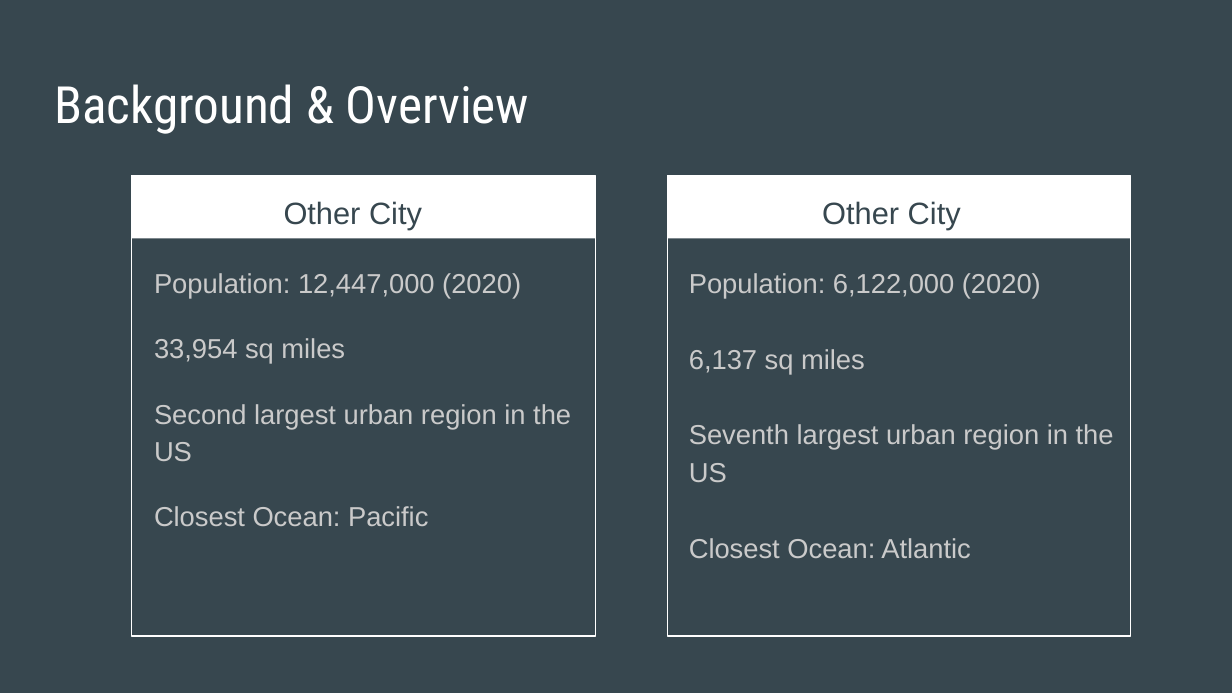
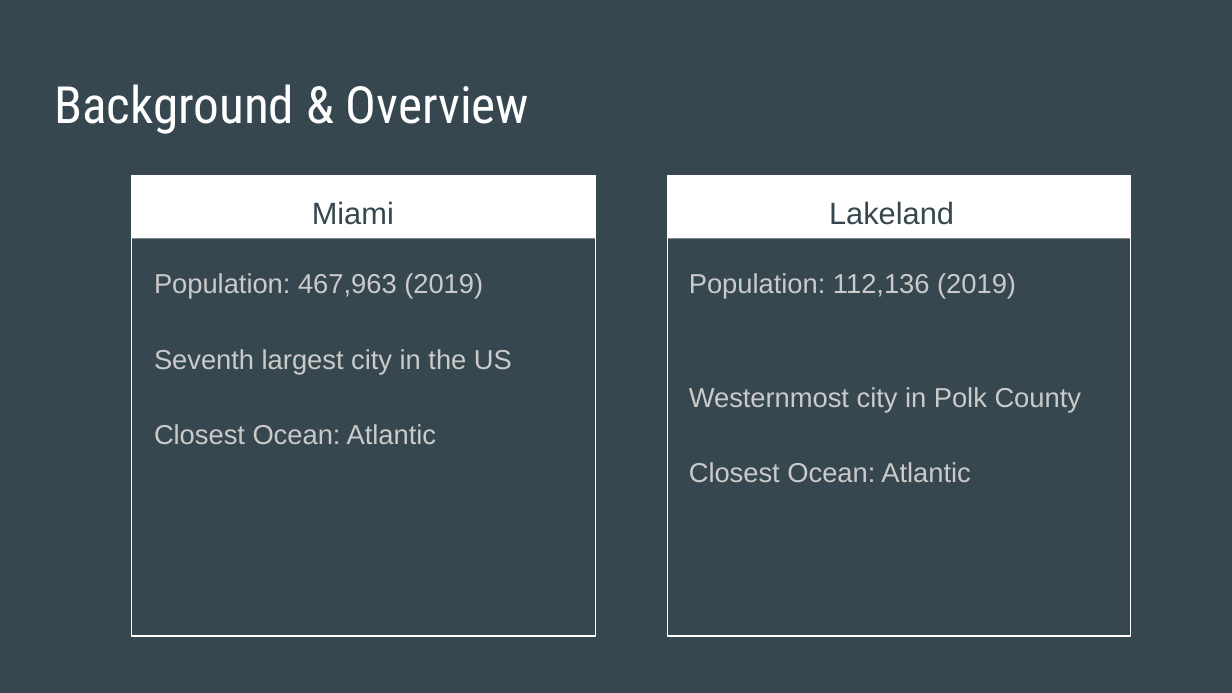
Before and after one commit to Jopinson/COVID19_Property_Pandemic, a slide deck: slide 10 of reports/PresentationSlides 2.0.pptx (slide 7 before the commit). Drawn at 1232x693 pixels with LibreOffice and Linux fonts; fonts in the diff are those of the drawing. Boxes give left, top, right and bottom in pixels: in the first picture for what was removed or moved away, otherwise in the second. Text is boxed around its words. In the diff, an @@ line names an element or a change of style, - is before the commit and + after.

```diff
--- a/reports/PresentationSlides 2.0.pptx
+++ b/reports/PresentationSlides 2.0.pptx
@@ text at [312,201,394,225]: text changed @@
-Other City
+Miami
@@ text at [829,201,954,225]: text changed @@
-Other City
+Lakeland
@@ text at [154,273,512,444]: text changed @@
-Population: 12,447,000 (2020)
-33,954 sq miles
-Second largest urban region in the US
-Closest Ocean: Pacific
+Population: 467,963 (2019)
+Seventh largest city in the US
+Closest Ocean: Atlantic
@@ text at [689,273,1082,412]: text changed @@
-Population: 6,122,000 (2020)
-6,137 sq miles
-Seventh largest urban region in the US
+Population: 112,136 (2019)
+Westernmost city in Polk County
```
Also in this commit, not shown: 7 other slides changed, 5 slides added.
